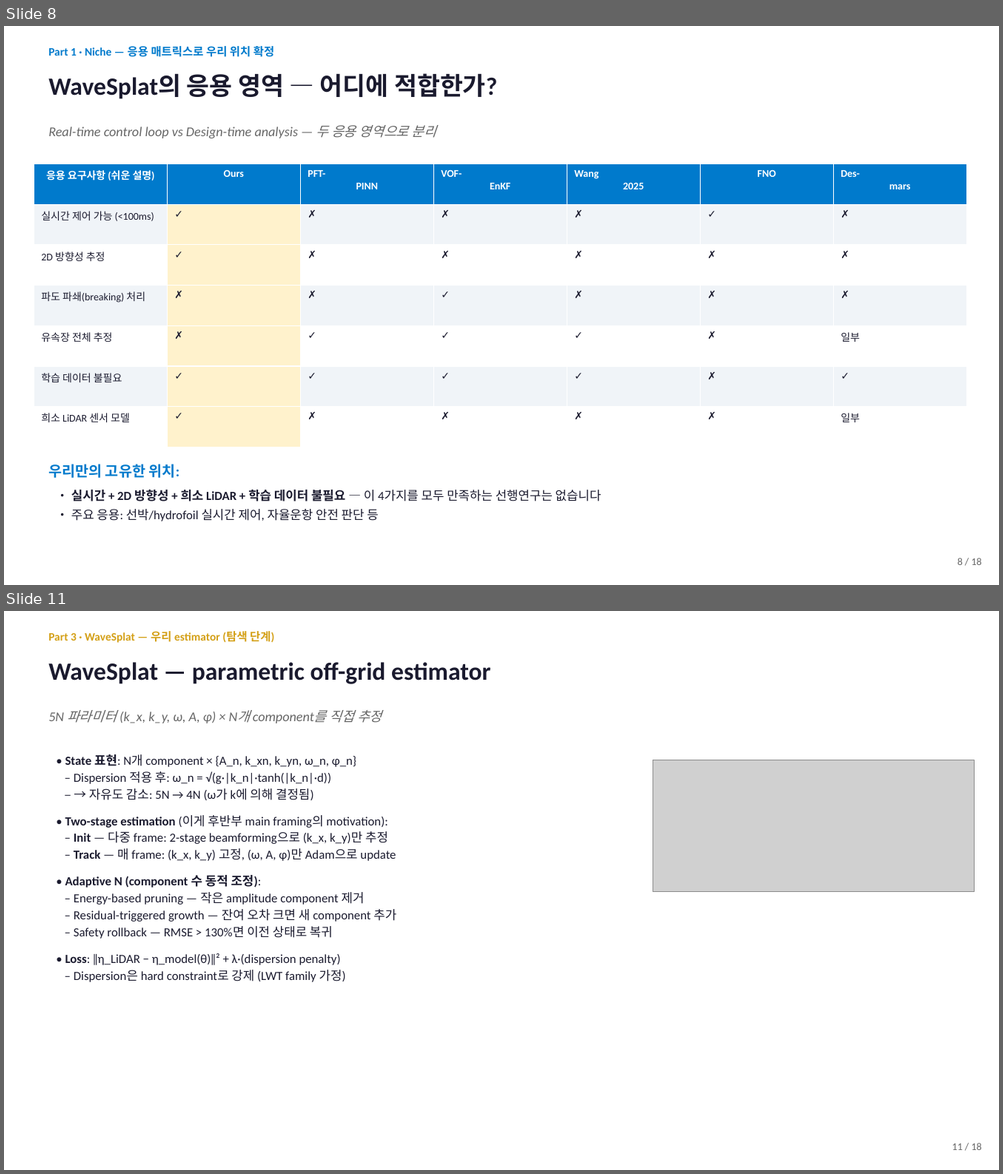
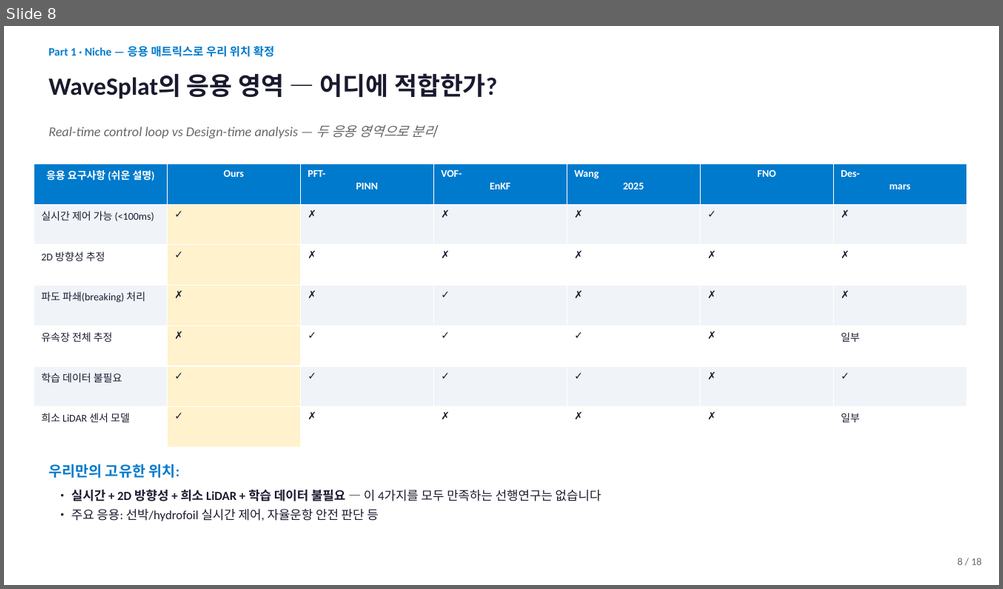
Before and after one commit to SAEYONGPARK94/wavesplat, a slide deck: wavesplat/docs/labmeeting_2026_05_13.pptx. Shown one above the other, each under a label of ours: slides 8 and 11 before the commit, slide 8 after it; the slides between them are not shown. The pictures are 1003x1174 and 1003x589 pixels, drawn with LibreOffice and Linux fonts; fonts in the diff are those of the drawing; grey boxes stand for pictures. Boxes give left, top, right and bottom in pixels: in the first picture for what was removed or moved away, otherwise in the second. Text is boxed around its words. In the diff, an @@ line names an element or a change of style, - is before the commit and + after.

```diff
--- a/wavesplat/docs/labmeeting_2026_05_13.pptx
+++ b/wavesplat/docs/labmeeting_2026_05_13.pptx
@@ slide 11 removed at (4,611,999,1170), background #FFFFFF @@
@@ text removed at (48,631,274,643) @@
-Part 3 · WaveSplat — 우리 estimator (탐색 단계)
@@ text removed at (48,662,490,684) @@
-WaveSplat — parametric off-grid estimator
@@ text removed at (48,710,381,723) @@
-5N 파라미터 (k_x, k_y, ω, A, φ) × N개 component를 직접 추정
@@ text removed at (65,755,396,982) @@
-• State 표현: N개 component × {A_n, k_xn, k_yn, ω_n, φ_n}
-– Dispersion 적용 후: ω_n = √(g·|k_n|·tanh(|k_n|·d))
-– → 자유도 감소: 5N → 4N (ω가 k에 의해 결정됨)
-• Two-stage estimation (이게 후반부 main framing의 motivation):
-– Init — 다중 frame: 2-stage beamforming으로 (k_x, k_y)만 추정
-– Track — 매 frame: (k_x, k_y) 고정, (ω, A, φ)만 Adam으로 update
-• Adaptive N (component 수 동적 조정):
-– Energy-based pruning — 작은 amplitude component 제거
-– Residual-triggered growth — 잔여 오차 크면 새 component 추가
-– Safety rollback — RMSE > 130%면 이전 상태로 복귀
-• Loss: ‖η_LiDAR − η_model(θ)‖² + λ·(dispersion penalty)
-– Dispersion은 hard constraint로 강제 (LWT family 가정)
@@ picture removed at (653,760,974,892) @@
@@ text removed at (952,1143,982,1150) @@
-11 / 18
```
Also in this commit, not shown: 5 slides changed, 3 slides added, 11 other slides removed, 1 other file.
